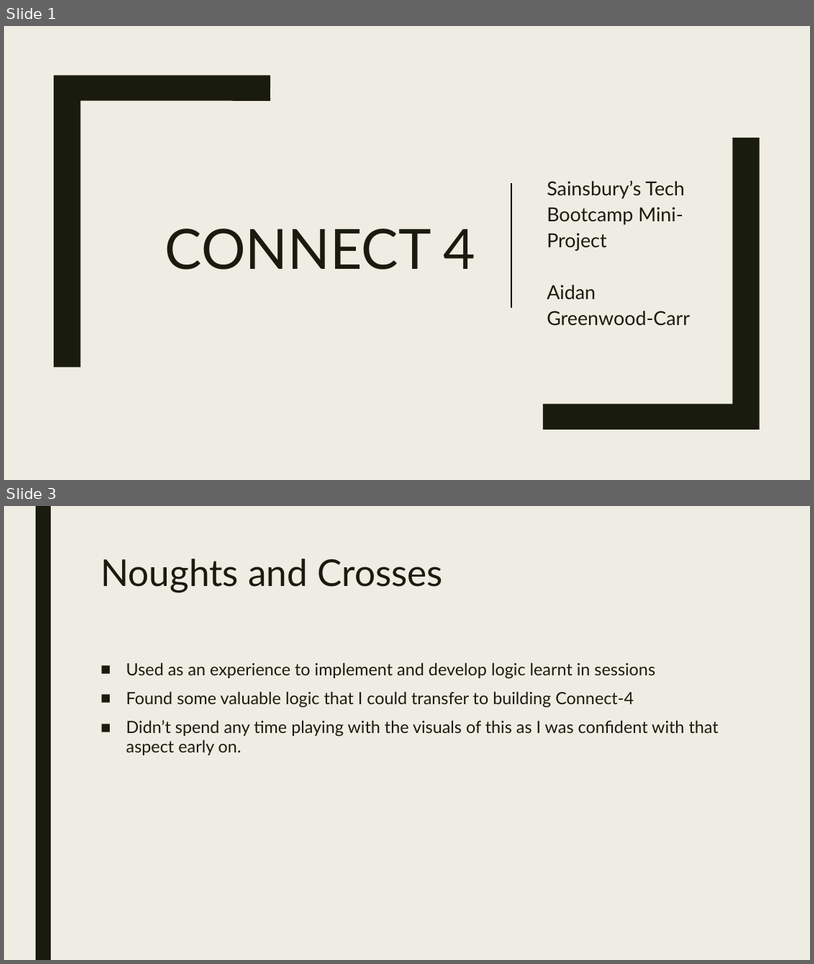
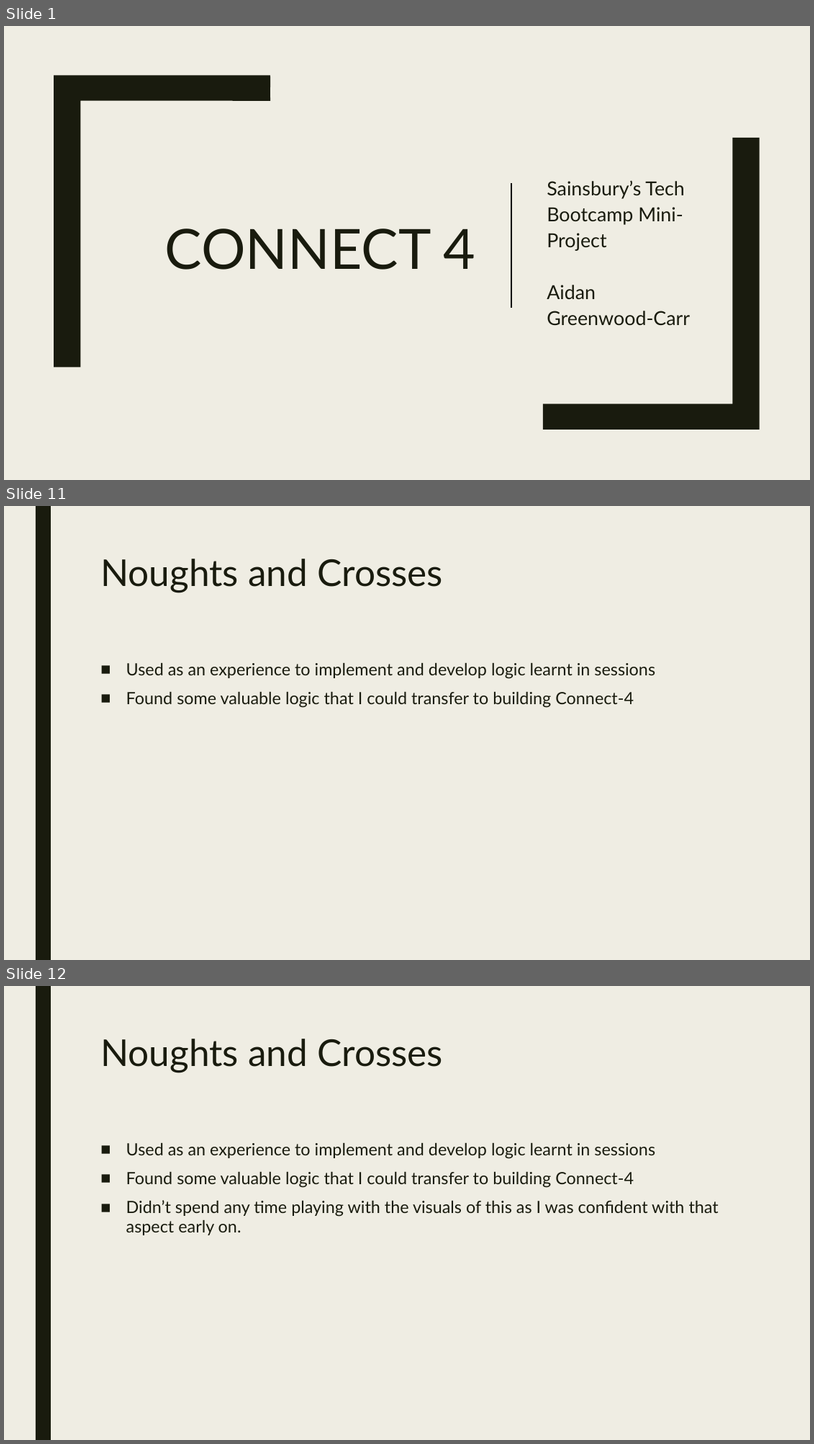
Before and after one commit to Sainsburys-bootcamp-2022/Aidan-Project, a slide deck: mini-project-presentation.pptx. Shown one above the other, each under a label of ours: slides 1 and 3 before the commit, slides 1, 11 and 12 after it; the slides between them are not shown. The pictures are 814x964 and 814x1444 pixels, drawn with LibreOffice and Linux fonts; fonts in the diff are those of the drawing. Boxes give left, top, right and bottom in pixels: in the first picture for what was removed or moved away, otherwise in the second. Text is boxed around its words. In the diff, an @@ line names an element or a change of style, - is before the commit and + after.

```diff
--- a/mini-project-presentation.pptx
+++ b/mini-project-presentation.pptx
@@ slide 11 added at <box>4,506,810,960</box>, background #EFEDE3; not listed: 1 template element that a slide beside it also shows @@
@@ title added at <box>100,559,443,592</box>, 44 pt, text #191B0E @@
+Noughts and Crosses
@@ text added at <box>126,662,656,708</box>, 20 pt, text #191B0E @@
+■ Used as an experience to implement and develop logic learnt in sessions
+■ Found some valuable logic that I could transfer to building Connect-4
@@ what was slide 3 is now slide 12 @@
```
Also in this commit, not shown: 2 slides changed, 34 other slides added, 2 other files.
